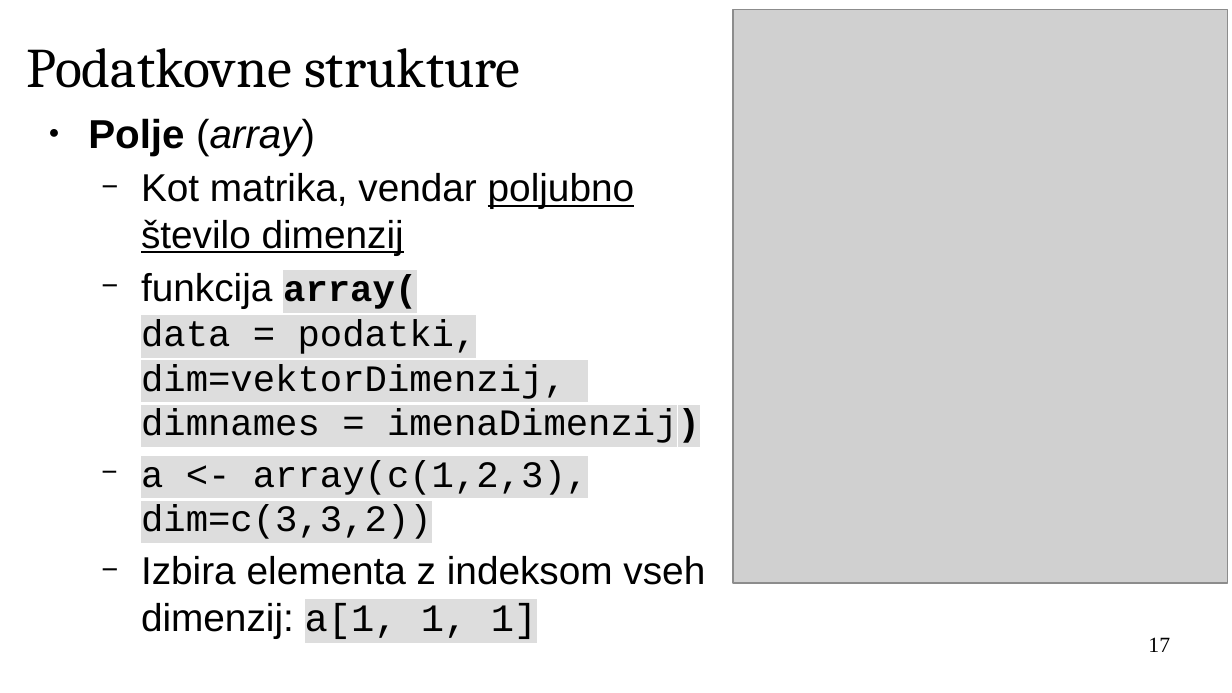
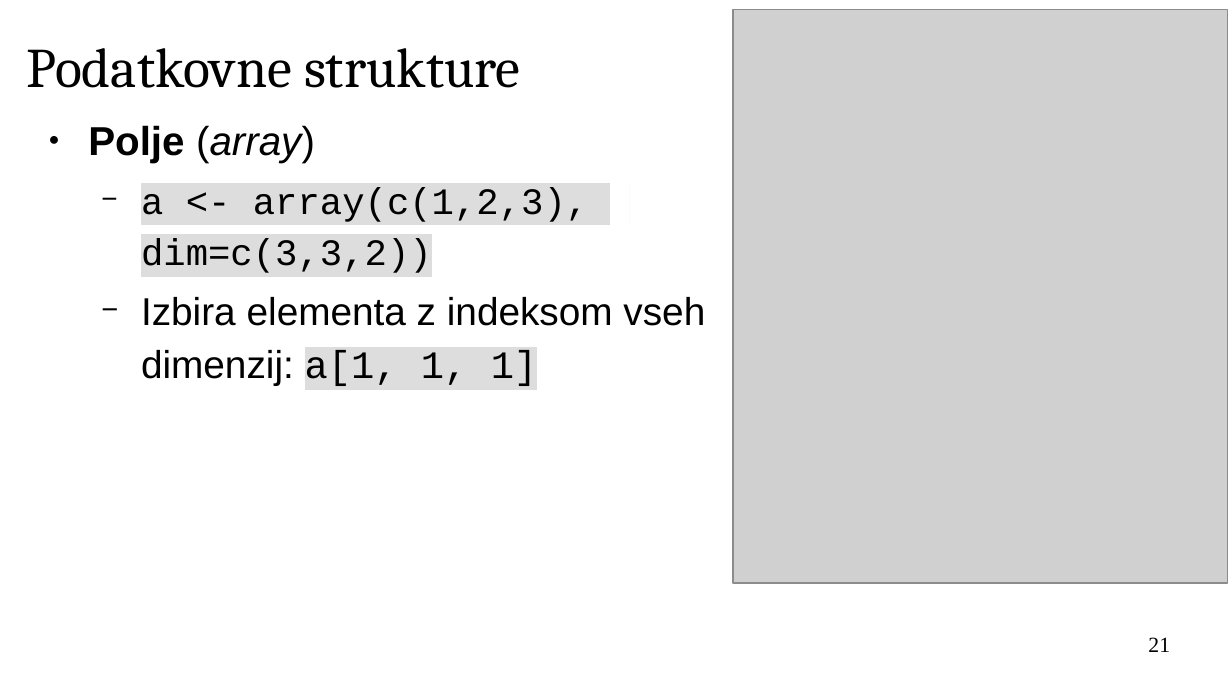
Before and after one commit to janaobsteter/R_tecaj, a slide deck: slide 21 of IT_Rtecaj.odp (slide 17 before the commit). Drawn at 1232x693 pixels with LibreOffice and Linux fonts; fonts in the diff are those of the drawing; grey boxes stand for pictures; background and template pictures are left out. Boxes give left, top, right and bottom in pixels: in the first picture for what was removed or moved away, otherwise in the second. Text is boxed around its words. In the diff, an @@ line names an element or a change of style, - is before the commit and + after.

```diff
--- a/IT_Rtecaj.odp
+++ b/IT_Rtecaj.odp
@@ text "Polje (array)" at bbox=[88, 125, 705, 386]: line spacing 1 to 1.15 @@
@@ text at bbox=[141, 173, 700, 443]: paragraphs removed @@
-  − Kot matrika, vendar poljubno število dimenzij
-  − funkcija array(
-    data = podatki, dim=vektorDimenzij,
-    dimnames = imenaDimenzij)
@@ page number at bbox=[1148, 637, 1170, 652]: text changed @@
-17
+21
```
Also in this commit, not shown: 11 other slides changed, 10 slides added, 1 other file.
